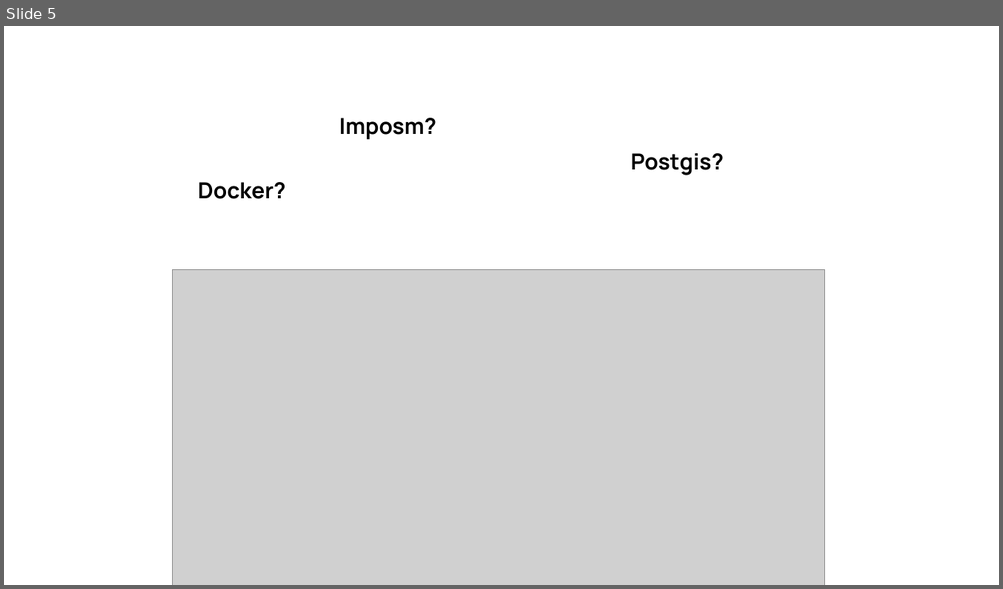
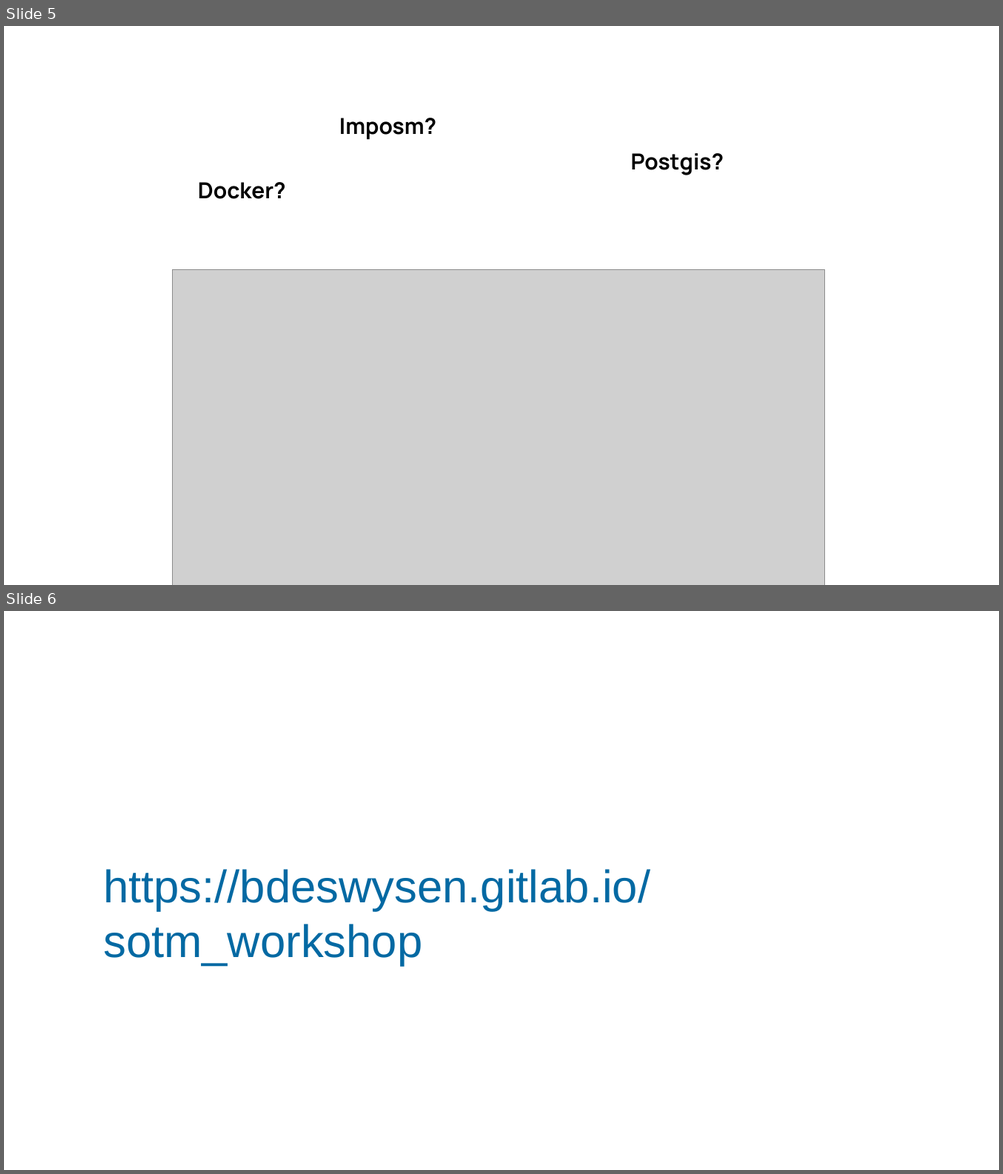
Before and after one commit to jerome-urbain/SotMUS25, a slide deck: slides/BDeswysen-How_to_put_an_entire_country_in_a_container.odp. Shown one above the other, each under a label of ours: slide 5 before the commit, slides 5 and 6 after it. The pictures are 1003x589 and 1003x1174 pixels, drawn with LibreOffice and Linux fonts; fonts in the diff are those of the drawing; grey boxes stand for pictures. Boxes give left, top, right and bottom in pixels: in the first picture for what was removed or moved away, otherwise in the second. Text is boxed around its words. In the diff, an @@ line names an element or a change of style, - is before the commit and + after.

Commit message:
add workshop url in slides

```diff
--- a/slides/BDeswysen-How_to_put_an_entire_country_in_a_container.odp
+++ b/slides/BDeswysen-How_to_put_an_entire_country_in_a_container.odp
@@ slide 6 added at bbox=[4, 611, 999, 1170], background #FFFFFF @@
@@ text added at bbox=[103, 869, 650, 965], 66 pt, text #0369A3 @@
+https://bdeswysen.gitlab.io/sotm_workshop
```
Also in this commit, not shown: 1 other file.
